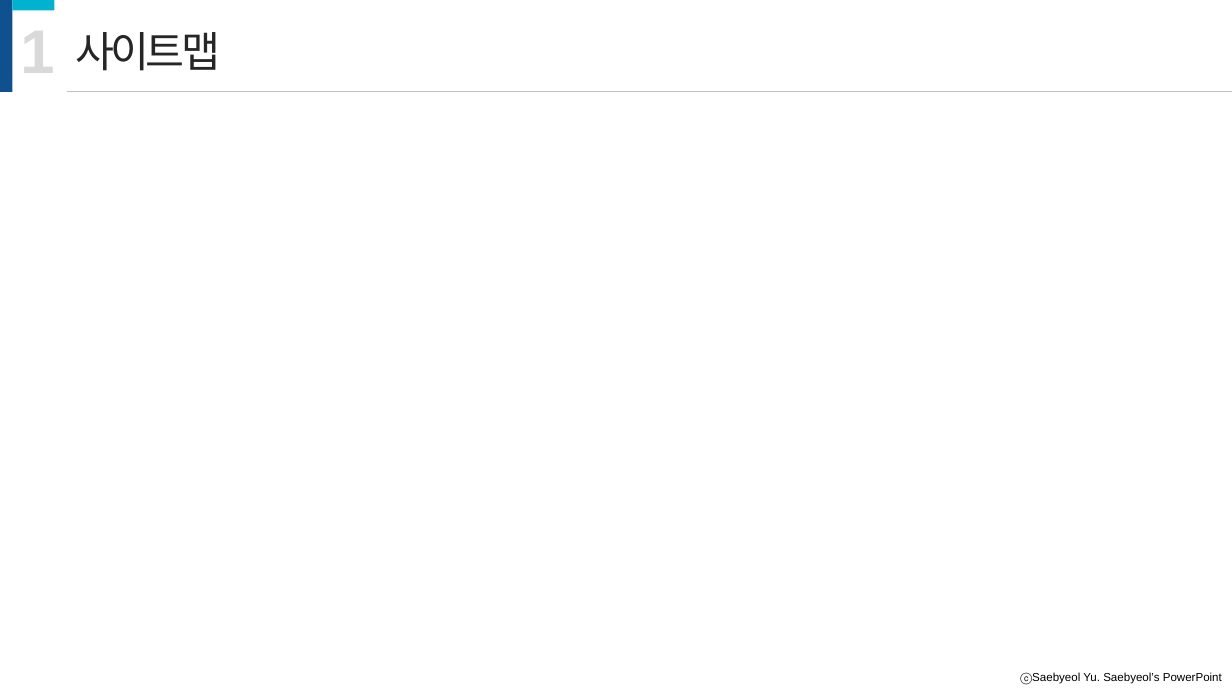
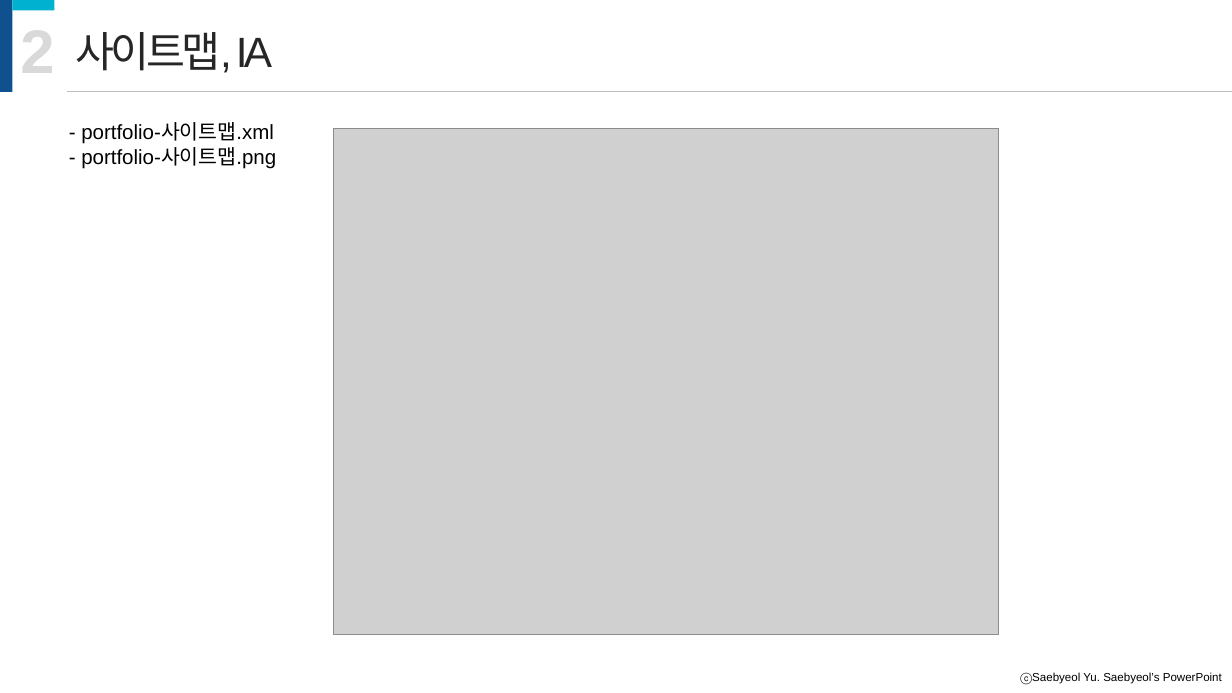
Before and after one commit to Agratos/portfolio, a slide deck: slide 6 of document/Portfolio-기획서.pptx. Drawn at 1232x693 pixels with LibreOffice and Linux fonts; fonts in the diff are those of the drawing; grey boxes stand for pictures. Boxes give left, top, right and bottom in pixels: in the first picture for what was removed or moved away, otherwise in the second. Text is boxed around its words. In the diff, an @@ line names an element or a change of style, - is before the commit and + after.

Commit message:
기획 - ia 사이트맵 작성

```diff
--- a/document/Portfolio-기획서.pptx
+++ b/document/Portfolio-기획서.pptx
@@ text at [20, 17, 54, 86]: text changed @@
-1
+2
@@ text at [76, 32, 272, 73]: text changed @@
-사이트맵
+사이트맵, IA
@@ text added at [81, 123, 276, 169], 16 pt, text #000000 @@
+- portfolio-사이트맵.xml
+- portfolio-사이트맵.png
@@ picture added at [334, 128, 999, 635] @@
```
Also in this commit, not shown: 2 other slides changed, 2 slides added, 2 other files.
